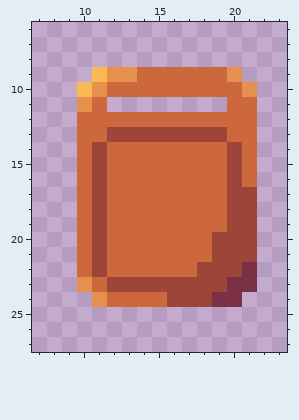
One commit to this pixel-art sprite: Assets/shield.png. Above is the file before it was changed.
The file is 32x32 pixels. Shown: x 7..23, y 6..27.
The result:
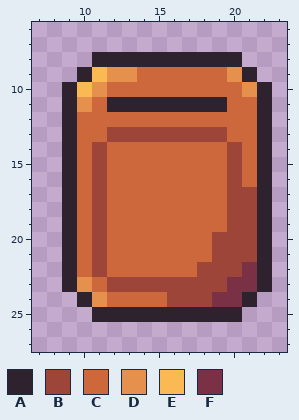
Palette (. is transparent): A #2e222f  B #9e4539  C #cd683d  D #e6904e  E #fbb954  F #7a3045
Diff:
Colour A is added in row 8 at x 11 to 20; in row 9 at x 10 and 21; in row 10 at x 9 and 22; in row 11 at x 9, 12 to 19 and 22; in rows 12 to 23 at x 9 and 22; in row 24 at x 10 and 21.
Colour A is added in row 25 at x 11 to 20.
